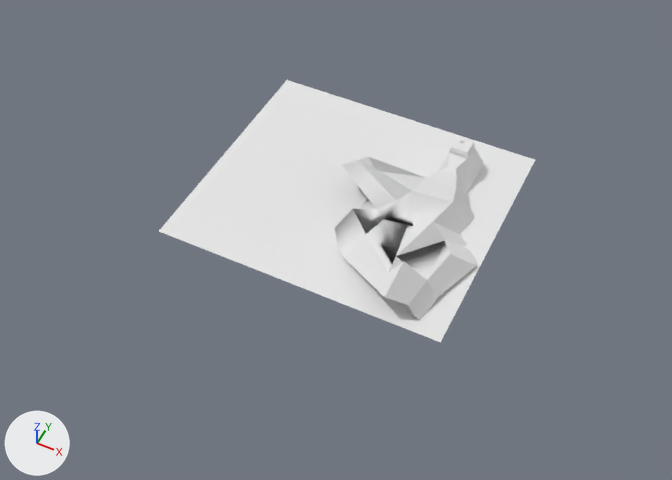
One commit to the OBJ model Scene/platform.obj: the scene before it, then after it.
Before and after are seen from a camera (50 mm lens) standing at (116.0, -390.0, 386.0) and looking at (-43.0, -73.0, -11.0). Lighting does not change. The marker at lower left points along +X, +Y and +Z. Where no turn or scale is listed for an object, it has been applied to the vertices. Vertices at the same position are counted once.
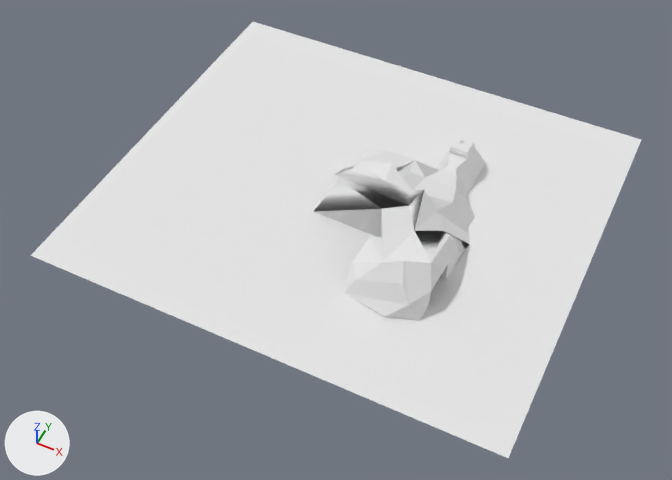
Where the change shows, as pixel boxes [x1, y1, x2, y2] in the pictures (672 x 480 px):
'Cube', reshaped (62% wider, 66% taller): before [159, 80, 535, 342]; after [30, 22, 641, 458]
part 1 of me_cube, rebuilt (62% wider, 66% taller): before [159, 80, 535, 342]; after [30, 22, 641, 458]
part 2 of me_cube, built on: before [335, 147, 484, 320]; after [313, 146, 485, 321]

The edits, one by one:
me_cube is used by ob_cube; location (0.0, 0.0, 0.0).
me_cube had 101 vertices, 94 faces and spanned x -130.0..40.0, y -120.0..30.0, z -5.0..27.0.
me_cube now has 110 vertices, 110 faces and spans x -183.0..93.0, y -166.0..76.0, z 0.0..29.0.
me_cube part 1: the loose piece of 4 vertices spanning x -130.0..40.0, y -120.0..30.0, z 0.0 is rebuilt with 4 vertices and now spans x -183.0..93.0, y -166.0..76.0, z 0.0.
Part 2, on me_cube:
12 vertices are removed from x -44.0..39.0, y -102.0..-51.0, z -5.0..15.0.
25 faces are deleted.
4 vertices in x -10.0..14.0, y -18.0..14.0, z -2.0 move by (0.0, 0.0, 2.0).
21 vertices move from x -55.0..26.0, y -117.0..-30.0, z -4.0..27.0 to x -53.0..26.0, y -118.0..-21.0, z 0.0..29.0.
21 vertices are added at x -59.0..29.0, y -112.0..-27.0, z 0.0..26.0.
41 new faces join them.
